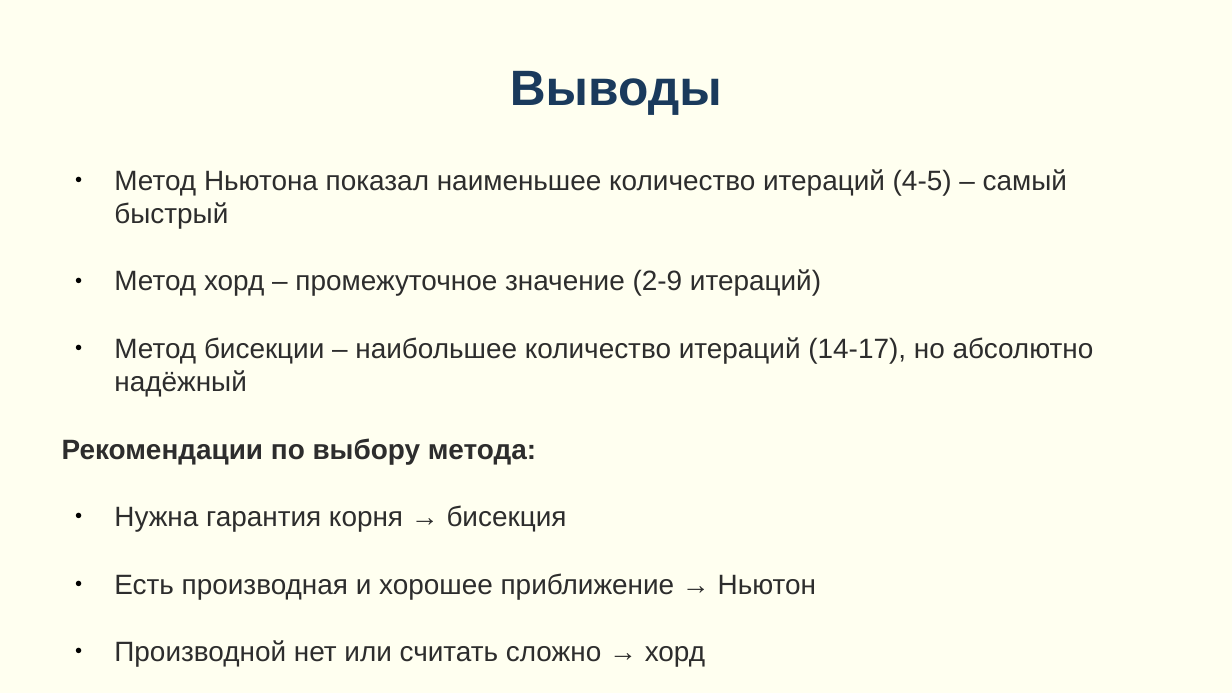
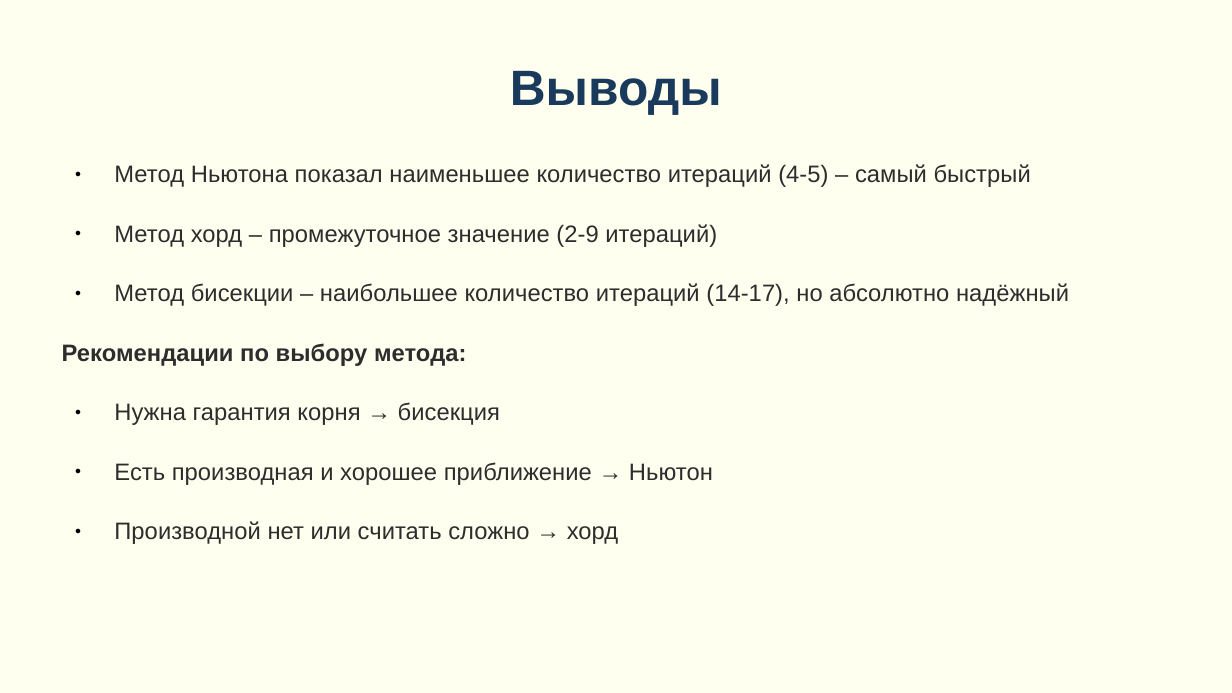
Before and after one commit to matveeu/Equation-solver, a slide deck: slide 15 of Презентация по проекту.pptx. Drawn at 1232x693 pixels with LibreOffice and Linux fonts; fonts in the diff are those of the drawing. Boxes give left, top, right and bottom in pixels: in the first picture for what was removed or moved away, otherwise in the second. Text is boxed around its words. In the diff, an @@ line names an element or a change of style, - is before the commit and + after.

```diff
--- a/Презентация по проекту.pptx
+++ b/Презентация по проекту.pptx
@@ text "Метод Ньютона показал наименьшее количество ..." at [62, 164, 1069, 544]: size 18 to 15.3 pt; line spacing 1 to 0.9 @@
```
Also in this commit, not shown: 8 other slides changed.
